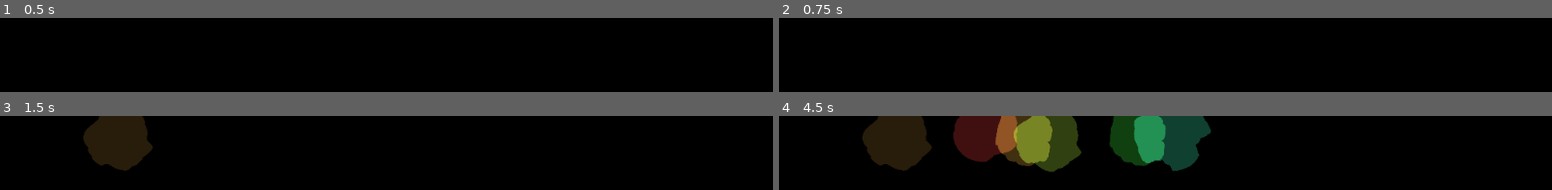
Above: before the commit, frames 1-4 (two rows, left to right).
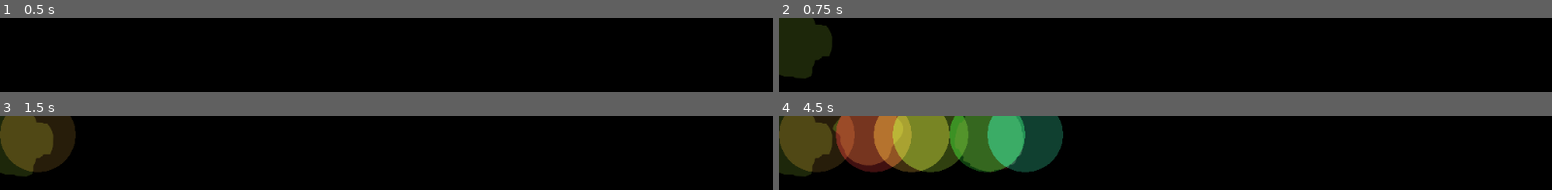
Above: after the commit, the same moments.

Repository: you-win/color-typewriter
Game: Godot game, scene res://screens/main_display.tscn
Two runs of this game, one before a commit and one after it. Both use one fixed random seed, a clock stepped at 60 frames per second and the inputs below.
Inputs:
- Up to frame 1 (0.5 s): no input
- Up to frame 2 (0.75 s): tap Enter at 0.5 s; hold D from 0.53 s (still down); hold Tab (switch_hammer_type, bound only after the commit) from 0.53 s (still down)
- Up to frame 3 (1.5 s): tap Space at 1.25 s; release D at 1.28 s; release Tab (switch_hammer_type, bound only after the commit) at 1.28 s; hold S from 1.28 s (still down); tap Tab (switch_hammer_type, bound only after the commit) at 1.35 s
- Up to frame 4 (4.5 s): tap Enter at 2, 3.5 s; release S at 2.03 s; hold D 2.03-2.78 s; hold Tab (switch_hammer_type, bound only after the commit) 2.03-2.78 s; tap Q at 2.1 s; tap Space at 2.75, 4.25 s; hold W 2.78-3.53 s; tap E at 2.85 s; tap Tab (switch_hammer_type, bound only after the commit) at 3.05 s; hold Tab (switch_hammer_type, bound only after the commit) 3.53-4.28 s; hold A from 3.53 s (still down); tap R at 3.6 s; tap T at 4.35 s

Frame 1 is identical in both runs. In frame 2, 4.5% of the frame differs, in the area x 0-7%, y 0-82%; in frame 3, 12%; in frame 4, 36%, in the area x 0-56%, y 0-82%.

Commit message:
add ability to switch hammer types

Diff:
--- a/entities/paper.gd
+++ b/entities/paper.gd
@@ -12,6 +12,9 @@
 const V_STEP_3: float = 0.3
 
 const OPACTIY: float = 0.5
+
+enum HammerType { NONE = 0, SPLAT, CIRCLE }
+export var hammer_type: int = HammerType.SPLAT
 
 var color_layout: Dictionary
 
@@ -39,7 +42,7 @@
 	height = viewport.size.y
 	width = viewport.size.x
 
-	counter.x = HALF_RADIUS
+	counter.x = -HALF_RADIUS
 	counter.y = HALF_RADIUS
 
 	circle.color = current_color
@@ -67,16 +70,29 @@
 			should_toggle_off = false
 		else:
 			should_toggle_off = true
-#	circle.draw_position = counter
-#	if circle.visible:
-#		if should_toggle_off:
-#			circle.visible = false
-#			should_toggle_off = false
-#		else:
-#			should_toggle_off = true
+	circle.draw_position = counter
+	if circle.visible:
+		if should_toggle_off:
+			circle.visible = false
+			should_toggle_off = false
+		else:
+			should_toggle_off = true
+
+func _input(event: InputEvent) -> void:
+	if event.is_action_pressed("switch_hammer_type"):
+		match hammer_type:
+			HammerType.SPLAT:
+				hammer_type = HammerType.CIRCLE
+			HammerType.CIRCLE:
+				hammer_type = HammerType.SPLAT
+			HammerType.NONE:
+				printerr("Invalid hammer type")
+		get_tree().set_input_as_handled()
 
 func _unhandled_key_input(event: InputEventKey):
-	if (not event.pressed or event.echo):
+#	if (not event.pressed or event.echo):
+#		return
+	if not event.pressed:
 		return
 	var value: float = ((event.scancode as float) / 100.0)
 
@@ -144,13 +160,25 @@
 		_:
 			current_color.a = 0.0
 
+	circle.color = current_color
+	sprite.modulate = current_color
+
+	match hammer_type:
+		HammerType.SPLAT:
+			_show_splat()
+		HammerType.CIRCLE:
+			_show_circle()
+		HammerType.RANDOM:
+			match round(randf()):
+				0.0:
+					_show_circle()
+				1.0:
+					_show_splat()
 #	circle.visible = true
-#	circle.color = current_color
 #	circle.update()
-	sprite.visible = true
-	sprite.modulate = current_color
-	sprite.frame = round(rand_range(0, 4))
-	sprite.rotation = randf() * 2 * PI
+#	sprite.visible = true
+#	sprite.frame = round(rand_range(0, 3))
+#	sprite.rotation = randf() * 2 * PI
 
 	counter.x += HALF_RADIUS
 	if counter.x > width:
@@ -167,6 +195,15 @@
 # Private functions                                                           #
 ###############################################################################
 
+func _show_circle() -> void:
+	circle.visible = true
+	circle.update()
+
+func _show_splat() -> void:
+	sprite.visible = true
+	sprite.frame = round(rand_range(0, 3))
+	sprite.rotation = randf() * 2 * PI
+
 ###############################################################################
 # Public functions                                                            #
 ###############################################################################
--- a/project.godot
+++ b/project.godot
@@ -14,6 +14,14 @@
 run/main_scene="res://screens/main_display.tscn"
 config/icon="res://assets/icon.png"
 
+[input]
+
+switch_hammer_type={
+"deadzone": 0.5,
+"events": [ Object(InputEventKey,"resource_local_to_scene":false,"resource_name":"","device":0,"alt":false,"shift":false,"control":false,"meta":false,"command":false,"pressed":false,"scancode":16777218,"physical_scancode":0,"unicode":0,"echo":false,"script":null)
+ ]
+}
+
 [physics]
 
 common/enable_pause_aware_picking=true
